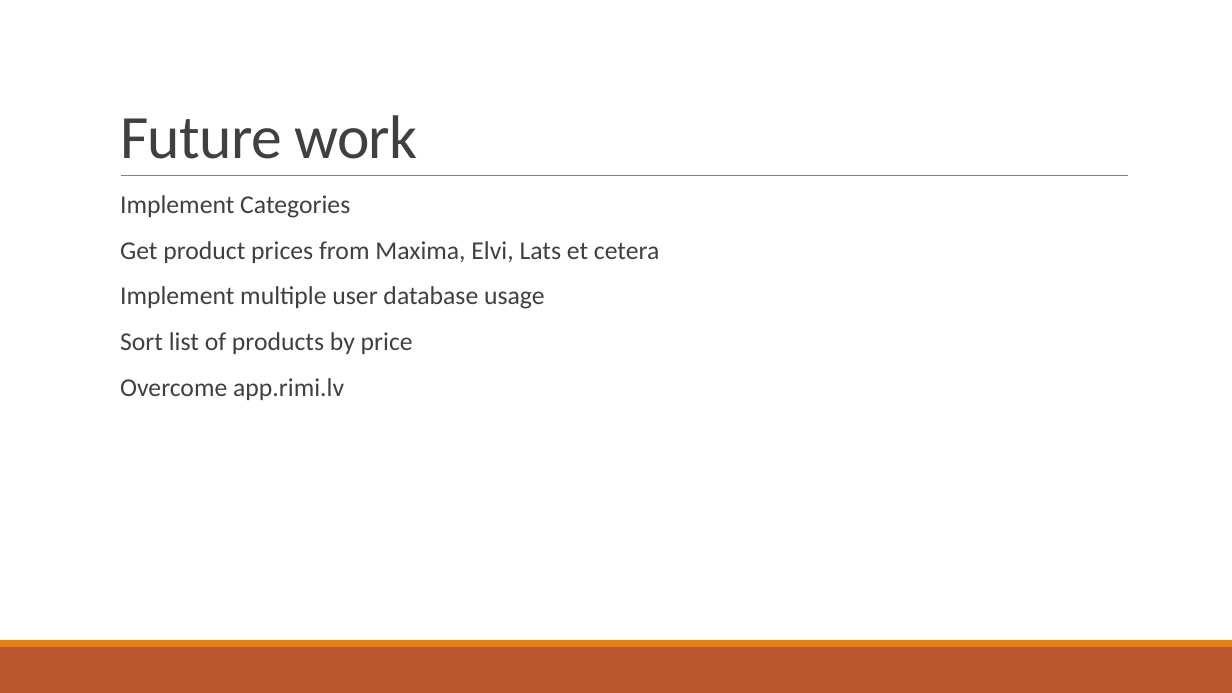
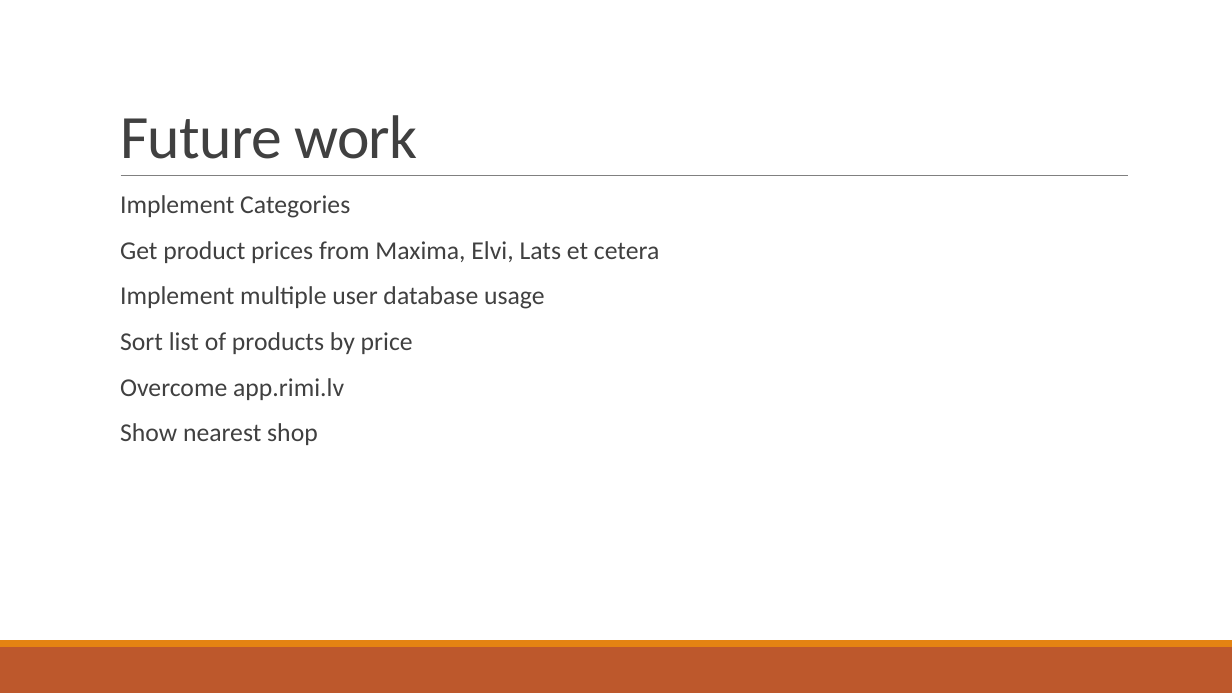
Before and after one commit to bricht/piens-un-maize, a slide deck: slide 9 of presentation/MilknBread.pptx. Drawn at 1232x693 pixels with LibreOffice and Linux fonts; fonts in the diff are those of the drawing. Boxes give left, top, right and bottom in pixels: in the first picture for what was removed or moved away, otherwise in the second. Text is boxed around its words. In the diff, an @@ line names an element or a change of style, - is before the commit and + after.

Commit message:
PPTx

```diff
--- a/presentation/MilknBread.pptx
+++ b/presentation/MilknBread.pptx
@@ text at bbox=[120, 423, 318, 445]: paragraph added @@
+  Show nearest shop
```
